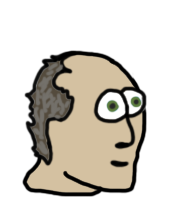
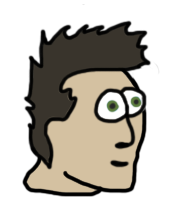
Layers edited between the first and the second 176px x 203px image:
renamed "Hair 2" to "hair 2", hid it over [24, 50, 125, 167]
renamed "Hair 1" to "hair 1", showed it over [23, 4, 160, 170]
